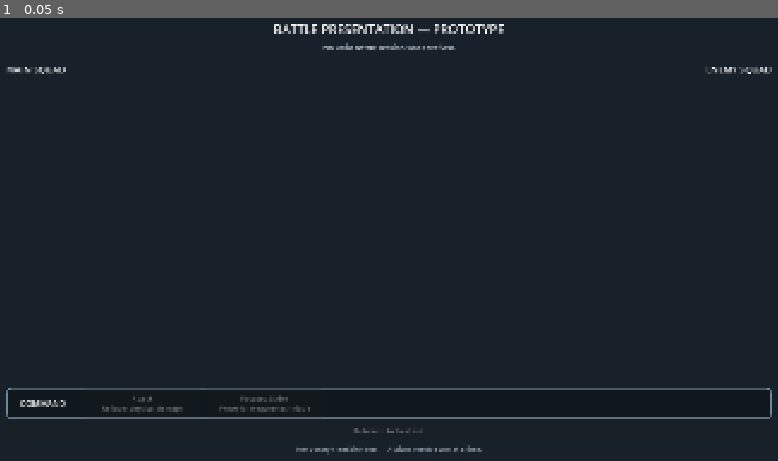
Above: before the commit, frame 1.
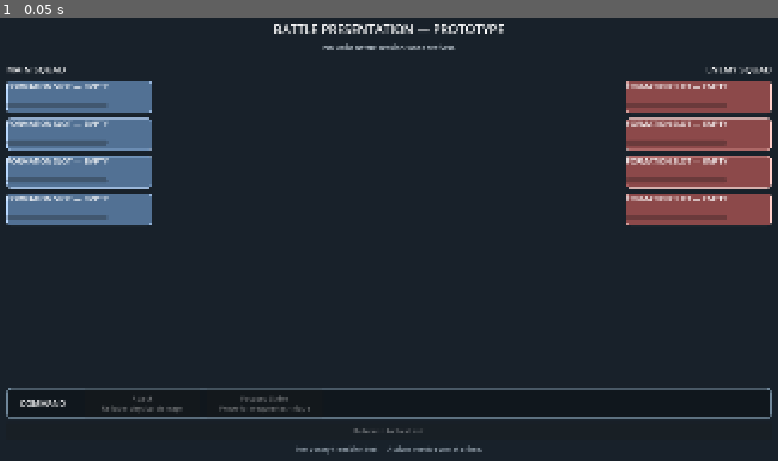
Above: after the commit, the same moment.

Repository: Kradoneem/TacticalRPG-Godot
Game: Godot game, scene res://scenes/battle/battle_scene.tscn
Same seed, same stepped clock (60 frames per second), same inputs: the game is played once before the commit and once after it. This scene is started directly instead of the project's main scene.
Inputs:
- Up to frame 1 (0.05 s): no input

The runs differ from the first frame. In frame 1, 11% of the frame differs, in the area x 0-100%, y 14-47%.

Commit message:
refactor: persist battle formation cards

Diff:
--- a/scripts/battle/battle_scene.gd
+++ b/scripts/battle/battle_scene.gd
@@ -22,6 +22,8 @@
 var _focused_strike_button: Button
 var _target_buttons: Array[Button] = []
 var _selected_target_index: int = 0
+var _party_cards: Array[BattleUnitCard] = []
+var _enemy_cards: Array[BattleUnitCard] = []
 var _action_feedback_label: Label
 var _action_feedback_serial: int = 0
 
@@ -31,7 +33,9 @@
 	command_selected.connect(_on_command_selected)
 
 	_build_interface()
+	_build_formation_cards()
 	_build_action_feedback()
+	_refresh_presentation()
 
 func configure(context: EncounterContext) -> void:
 	encounter_context = context
@@ -354,13 +358,98 @@
 
 	return column
 
+func _build_formation_cards() -> void:
+	_party_cards.clear()
+	_enemy_cards.clear()
+
+	for slot_index in range(MAX_FORMATION_SLOTS):
+		var party_card := BattleUnitCard.new()
+		party_card.configure_visuals(
+			Color("#587aa0"),
+			Color("#b8d8ff")
+		)
+
+		_party_formation.add_child(party_card)
+		_party_cards.append(party_card)
+
+		var enemy_card := BattleUnitCard.new()
+		enemy_card.configure_visuals(
+			Color("#994d4d"),
+			Color("#ffd0ca")
+		)
+
+		enemy_card.target_requested.connect(
+			_on_enemy_target_selected
+		)
+
+		_enemy_formation.add_child(enemy_card)
+		_enemy_cards.append(enemy_card)
+
+func _get_formation_unit(
+	squad: Squad,
+	slot_index: int
+) -> Unit:
+	if squad == null or slot_index >= squad.members.size():
+		return null
+
+	return squad.members[slot_index]
+
+
+func _refresh_formation_cards() -> void:
+	_target_buttons.clear()
+
+	var player_squad := battle_session.get_player_squad()
+	var enemy_squad := battle_session.get_enemy_squad()
+
+	var target_selection_active := (
+		battle_session.is_target_selection_active()
+	)
+
+	var selected_command_text := (
+		battle_session.get_selected_command_text()
+	)
+
+	for slot_index in range(MAX_FORMATION_SLOTS):
+		var party_card := _party_cards[slot_index]
+		var party_unit := _get_formation_unit(
+			player_squad,
+			slot_index
+		)
+
+		party_card.set_unit(party_unit)
+		party_card.set_target_selection_enabled(false, "")
+
+		var enemy_card := _enemy_cards[slot_index]
+		var enemy_unit := _get_formation_unit(
+			enemy_squad,
+			slot_index
+		)
+
+		var can_target_enemy := (
+			target_selection_active
+			and enemy_unit != null
+			and enemy_unit.is_alive()
+		)
+
+		enemy_card.set_unit(enemy_unit)
+		enemy_card.set_target_selection_enabled(
+			can_target_enemy,
+			selected_command_text
+		)
+
+		if can_target_enemy:
+			enemy_card.set_meta(
+				"target_unit_id",
+				enemy_unit.unit_id
+			)
+
+			_target_buttons.append(enemy_card)
+		elif enemy_card.has_meta("target_unit_id"):
+			enemy_card.remove_meta("target_unit_id")
+
 func _refresh_presentation() -> void:
 	if _party_formation == null or _enemy_formation == null:
 		return
-
-	_clear_formation_slots(_party_formation)
-	_clear_formation_slots(_enemy_formation)
-	_target_buttons.clear()
 
 	if battle_session == null or not battle_session.is_valid():
 		_status_label.text = "No valid battle session was received."
@@ -414,19 +503,7 @@
 	else:
 		_return_button.text = "Battle in progress"
 
-	_add_formation_slots(
-		_party_formation,
-		battle_session.get_player_squad(),
-		Color("#587aa0"),
-		Color("#b8d8ff")
-	)
-
-	_add_formation_slots(
-		_enemy_formation,
-		battle_session.get_enemy_squad(),
-		Color("#994d4d"),
-		Color("#ffd0ca")
-	)
+	_refresh_formation_cards()
 
 	if battle_session.is_target_selection_active():
 		_configure_target_navigation()
@@ -434,37 +511,6 @@
 	elif battle_session.can_accept_protagonist_command():
 		call_deferred("_focus_first_available_command")
 
-func _clear_formation_slots(formation: VBoxContainer) -> void:
-	for child in formation.get_children():
-		if child is Label:
-			continue
-
-		child.queue_free()
-
-
-func _add_formation_slots(
-	formation: VBoxContainer,
-	squad: Squad,
-	background_color: Color,
-	border_color: Color
-) -> void:
-	var is_enemy_formation := formation == _enemy_formation
-
-	for slot_index in range(MAX_FORMATION_SLOTS):
-		var unit: Unit = null
-
-		if squad != null and slot_index < squad.members.size():
-			unit = squad.members[slot_index]
-
-		formation.add_child(
-			_create_formation_slot(
-				slot_index,
-				unit,
-				background_color,
-				border_color,
-				is_enemy_formation
-			)
-		)
 
 func _create_formation_slot(
 	slot_index: int,
@@ -584,6 +630,29 @@
 	content.add_child(mp_label)
 
 	return slot
+func _add_formation_slots(
+	formation: VBoxContainer,
+	squad: Squad,
+	background_color: Color,
+	border_color: Color
+) -> void:
+	var is_enemy_formation := formation == _enemy_formation
+
+	for slot_index in range(MAX_FORMATION_SLOTS):
+		var unit: Unit = null
+
+		if squad != null and slot_index < squad.members.size():
+			unit = squad.members[slot_index]
+
+		formation.add_child(
+			_create_formation_slot(
+				slot_index,
+				unit,
+				background_color,
+				border_color,
+				is_enemy_formation
+			)
+		)
 
 func _on_return_button_pressed() -> void:
 	if battle_session == null or not battle_session.is_finished():
--- /dev/null
+++ b/scripts/battle/battle_unit_card.gd
@@ -0,0 +1,165 @@
+class_name BattleUnitCard
+
+extends Button
+
+## Persistent presentation card for one formation slot.
+## It reads shared Unit state but never resolves combat.
+
+signal target_requested(target_unit_id: String)
+
+var _unit: Unit
+
+var _name_label: Label
+var _hp_label: Label
+var _hp_bar: ProgressBar
+var _mp_label: Label
+
+var _target_selection_enabled: bool = false
+
+
+func _ready() -> void:
+	pressed.connect(_on_pressed)
+
+
+func configure_visuals(
+	background_color: Color,
+	border_color: Color
+) -> void:
+	custom_minimum_size = Vector2(350.0, 78.0)
+	focus_mode = Control.FOCUS_NONE
+	mouse_filter = Control.MOUSE_FILTER_IGNORE
+
+	add_theme_stylebox_override(
+		"normal",
+		_create_card_style(background_color, border_color, 2)
+	)
+
+	add_theme_stylebox_override(
+		"disabled",
+		_create_card_style(background_color, border_color, 2)
+	)
+
+	add_theme_stylebox_override(
+		"hover",
+		_create_card_style(
+			Color("#7a3f3f"),
+			Color("#fff0a6"),
+			3
+		)
+	)
+
+	add_theme_stylebox_override(
+		"focus",
+		_create_card_style(
+			Color("#7a5428"),
+			Color("#ffe183"),
+			4
+		)
+	)
+
+	var content := VBoxContainer.new()
+	content.mouse_filter = Control.MOUSE_FILTER_IGNORE
+	content.add_theme_constant_override("separation", 2)
+	add_child(content)
+
+	_name_label = Label.new()
+	_name_label.mouse_filter = Control.MOUSE_FILTER_IGNORE
+	_name_label.add_theme_font_size_override("font_size", 18)
+	content.add_child(_name_label)
+
+	_hp_label = Label.new()
+	_hp_label.mouse_filter = Control.MOUSE_FILTER_IGNORE
+	content.add_child(_hp_label)
+
+	_hp_bar = ProgressBar.new()
+	_hp_bar.mouse_filter = Control.MOUSE_FILTER_IGNORE
+	_hp_bar.show_percentage = false
+	_hp_bar.custom_minimum_size = Vector2(0.0, 12.0)
+	content.add_child(_hp_bar)
+
+	_mp_label = Label.new()
+	_mp_label.mouse_filter = Control.MOUSE_FILTER_IGNORE
+	_mp_label.modulate = Color("#d2e3ff")
+	content.add_child(_mp_label)
+
+	set_unit(null)
+
+
+func set_unit(new_unit: Unit) -> void:
+	_unit = new_unit
+
+	if _unit == null:
+		_name_label.text = "FORMATION SLOT — EMPTY"
+		_name_label.horizontal_alignment = HORIZONTAL_ALIGNMENT_CENTER
+
+		_hp_label.text = ""
+		_hp_bar.max_value = 1.0
+		_hp_bar.value = 0.0
+		_mp_label.text = ""
+
+		tooltip_text = ""
+		return
+
+	_name_label.horizontal_alignment = HORIZONTAL_ALIGNMENT_LEFT
+	_name_label.text = _unit.display_name
+
+	_hp_label.text = "HP %d / %d" % [_unit.hp, _unit.max_hp]
+	_hp_bar.max_value = _unit.max_hp
+	_hp_bar.value = _unit.hp
+
+	_mp_label.text = "MP %d / %d" % [_unit.mp, _unit.max_mp]
+
+
+func set_target_selection_enabled(
+	is_enabled: bool,
+	command_text: String
+) -> void:
+	_target_selection_enabled = is_enabled
+
+	disabled = not is_enabled
+
+	if is_enabled and _unit != null:
+		focus_mode = Control.FOCUS_ALL
+		mouse_filter = Control.MOUSE_FILTER_STOP
+
+		tooltip_text = "Target %s with %s" % [
+			_unit.display_name,
+			command_text
+		]
+		return
+
+	focus_mode = Control.FOCUS_NONE
+	mouse_filter = Control.MOUSE_FILTER_IGNORE
+	tooltip_text = ""
+
+
+func get_unit_id() -> String:
+	if _unit == null:
+		return ""
+
+	return _unit.unit_id
+
+
+func _on_pressed() -> void:
+	if (
+		not _target_selection_enabled
+		or _unit == null
+		or not _unit.is_alive()
+	):
+		return
+
+	target_requested.emit(_unit.unit_id)
+
+
+func _create_card_style(
+	background_color: Color,
+	border_color: Color,
+	border_width: int
+) -> StyleBoxFlat:
+	var style := StyleBoxFlat.new()
+	style.bg_color = Color(background_color, 0.9)
+	style.border_color = border_color
+	style.set_border_width_all(border_width)
+	style.set_corner_radius_all(8)
+
+	return style
